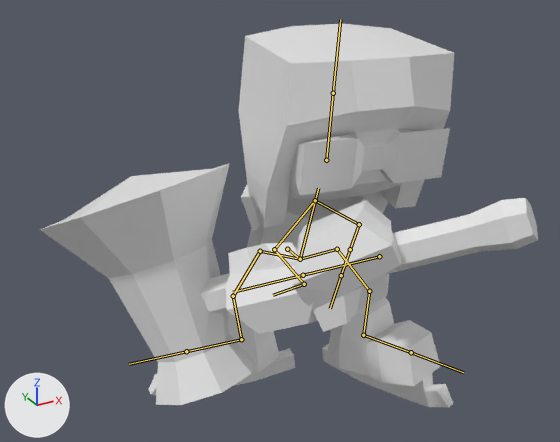
Two versions of the FBX model Models/ice smasher.fbx, one commit apart.
Both versions are drawn from a 50 mm lens placed at (-5.55, -8.96, 5.23), pointed at (-0.56, 0.11, 0.69). The axes (+X, +Y, +Z) are drawn at lower left. The lights are the same throughout. Both versions are drawn at frame 12 of the action 'Armature|Idle'; the numbers are the values there. The bones that bend it are drawn over the model as lines.

Names of what the first picture shows: 'Hammer', 'Head', 'l hand', 'r foot', 'r foot.001', 'r hand', 'torso'.
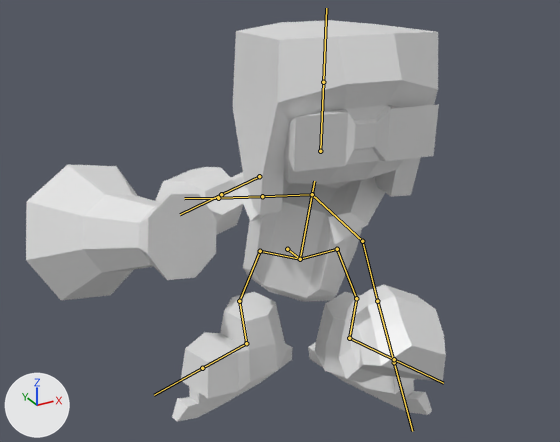
Location of each change, [x1, y1, x2, y2] in pixels of the pictures (560 x 442 px):
'Hammer', posed
    before: [40, 163, 538, 405]
    after: [26, 164, 244, 300]
'Head', posed
    before: [239, 24, 454, 228]
    after: [233, 20, 439, 215]
'l hand', posed (25% shorter)
    before: [293, 200, 401, 332]
    after: [339, 284, 446, 383]
'torso', posed
    before: [241, 185, 388, 248]
    after: [238, 177, 385, 301]
'r foot.001', posed
    before: [322, 297, 453, 407]
    after: [308, 292, 432, 415]
'r foot', posed
    before: [149, 312, 295, 395]
    after: [172, 292, 293, 421]
'r hand', posed
    before: [226, 242, 318, 334]
    after: [155, 167, 243, 235]
bone 'torso', root to tip
    before: (300, 259) to (318, 188)
    after: (300, 259) to (314, 181)
bone 'l arm', root to tip
    before: (315, 200) to (359, 224)
    after: (312, 194) to (362, 241)
bone 'l forearm', root to tip
    before: (359, 224) to (350, 249)
    after: (362, 241) to (377, 301)
bone 'l hand', root to tip
    before: (350, 249) to (341, 275)
    after: (377, 301) to (394, 362)
bone 'r arm', root to tip
    before: (315, 200) to (274, 249)
    after: (312, 194) to (262, 196)
bone 'r forearm', root to tip
    before: (274, 249) to (304, 284)
    after: (262, 196) to (218, 198)
bone 'r hand', root to tip
    before: (304, 284) to (273, 295)
    after: (218, 198) to (184, 198)
bone 'Bone', root to tip
    before: (379, 256) to (303, 275)
    after: (259, 176) to (221, 194)
bone 'Bone.012', root to tip
    before: (337, 249) to (369, 291)
    after: (337, 249) to (356, 298)
bone 'Bone.016', root to tip
    before: (369, 291) to (363, 335)
    after: (356, 298) to (349, 338)
bone 'Bone.019', root to tip
    before: (260, 251) to (233, 296)
    after: (260, 251) to (239, 301)

What the commit changed:
Bone 'torso' (bone_torso) turns from (27, -41, -19) to (19, -42, -14) degrees about its own x, y and z.
Bone 'l arm' (bone_l_arm) turns from (63, -45, -25) to (0, 0, -31) degrees about its own x, y and z.
Bone 'l forearm' (bone_l_forearm) turns from (35, 17, -18) to (59, 1, 1) degrees about its own x, y and z.
Bone 'l hand' (bone_l_hand) turns from (0, 59, 90) to (0, 0, 90) degrees about its own x, y and z.
Bone 'r arm' (bone_r_arm) turns from (68, -4, 34) to (-22, 12, 26) degrees about its own x, y and z.
Bone 'r forearm' (bone_r_forearm) turns from (63, 6, 12) to (0, 0, 0) degrees about its own x, y and z.
Bone 'r hand' (bone_r_hand) turns from (-157, 30, 56) to (0, 0, -90) degrees about its own x, y and z.
Bone 'Bone' (bone_bone) moves from (0.0, -0.6, 0.0) to (0.0, -0.87, 0.0).
Bone 'Bone' (bone_bone) turns from (0, 80, 0) to (0, 0, 0) degrees about its own x, y and z.
Bone 'Bone.012' (bone_bone_012) turns from (-59, -16, 6) to (-27, -16, -3) degrees about its own x, y and z.
Bone 'Bone.016' (bone_bone_016) turns from (62, 6, -5) to (39, 0, 0) degrees about its own x, y and z.
Bone 'Bone.019' (bone_bone_019) turns from (-20, 48, 16) to (-27, 24, 12) degrees about its own x, y and z.
